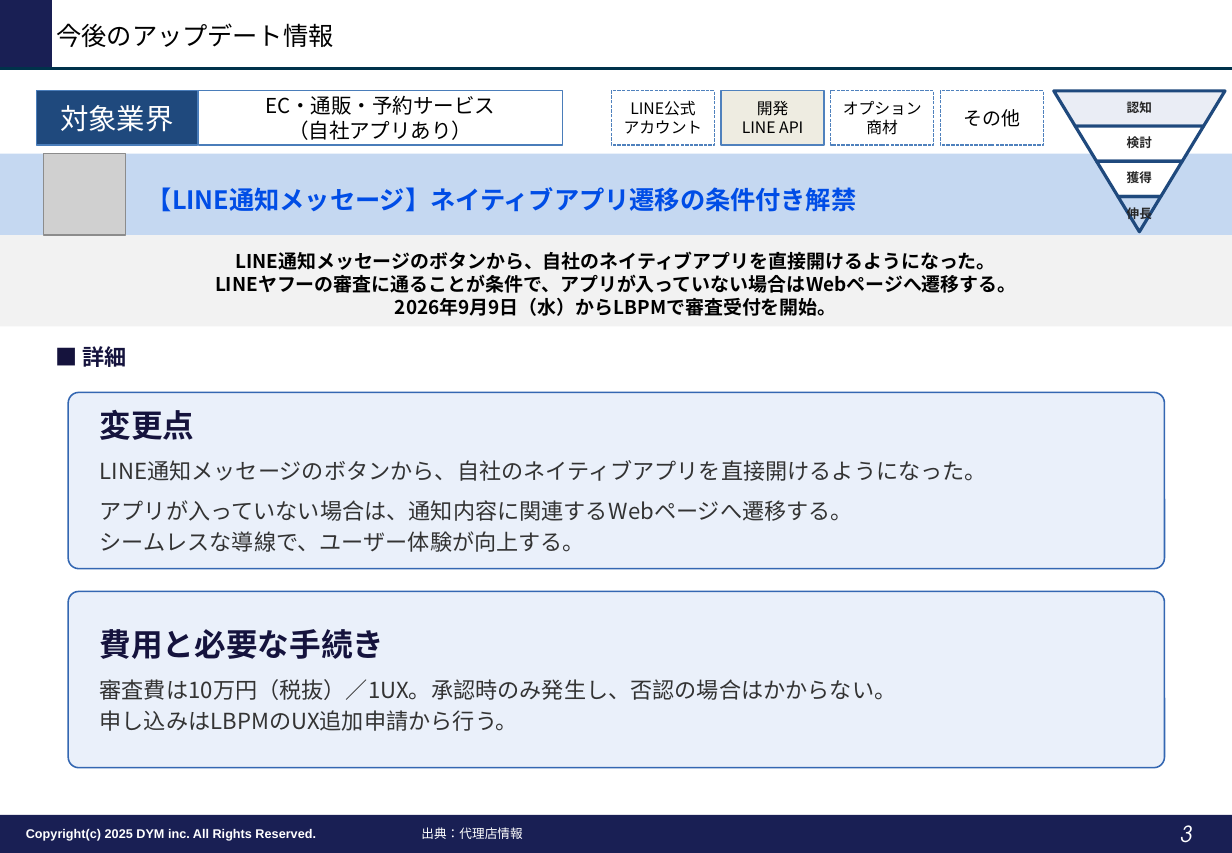
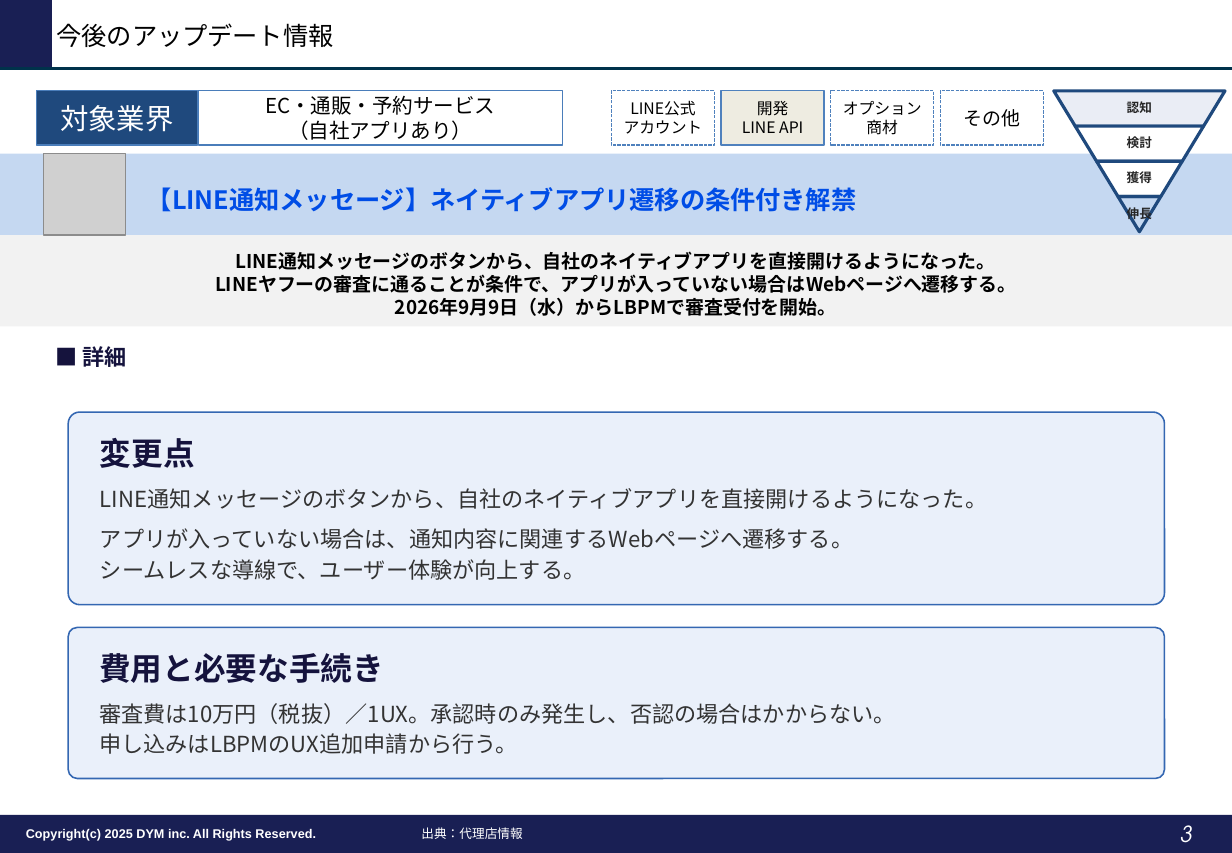
Before and after one commit to tonomura-r-dev/folder, a slide deck: slide 3 of LINEOA媒体最新情報_2026年10月トレンドレポート.pptx. Drawn at 1232x853 pixels with LibreOffice and Linux fonts; fonts in the diff are those of the drawing; grey boxes stand for pictures; background and template pictures are left out. Boxes give left, top, right and bottom in pixels: in the first picture for what was removed or moved away, otherwise in the second. Text is boxed around its words. In the diff, an @@ line names an element or a change of style, - is before the commit and + after.

```diff
--- a/LINEOA媒体最新情報_2026年10月トレンドレポート.pptx
+++ b/LINEOA媒体最新情報_2026年10月トレンドレポート.pptx
@@ rounded rectangle "変更点" resized from (x1=68, y1=392, x2=1165, y2=569) to (x1=68, y1=412, x2=1165, y2=604) @@
@@ rounded rectangle "費用と必要な手続き" resized from (x1=68, y1=592, x2=1165, y2=768) to (x1=68, y1=628, x2=1165, y2=779) @@
```
Also in this commit, not shown: 4 other slides changed, 1 other file.
